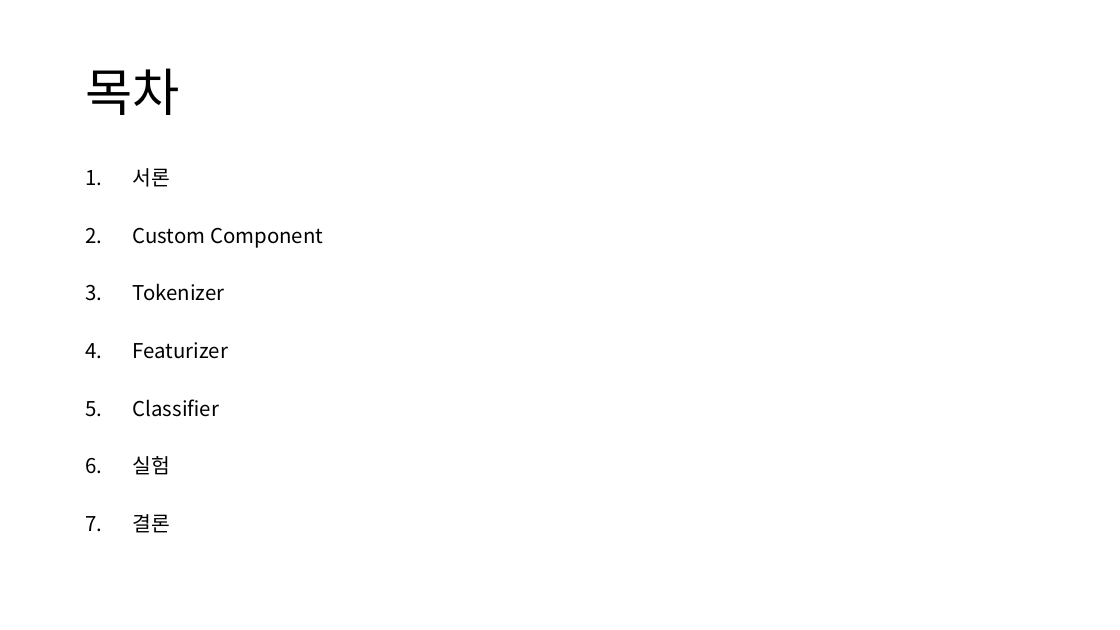
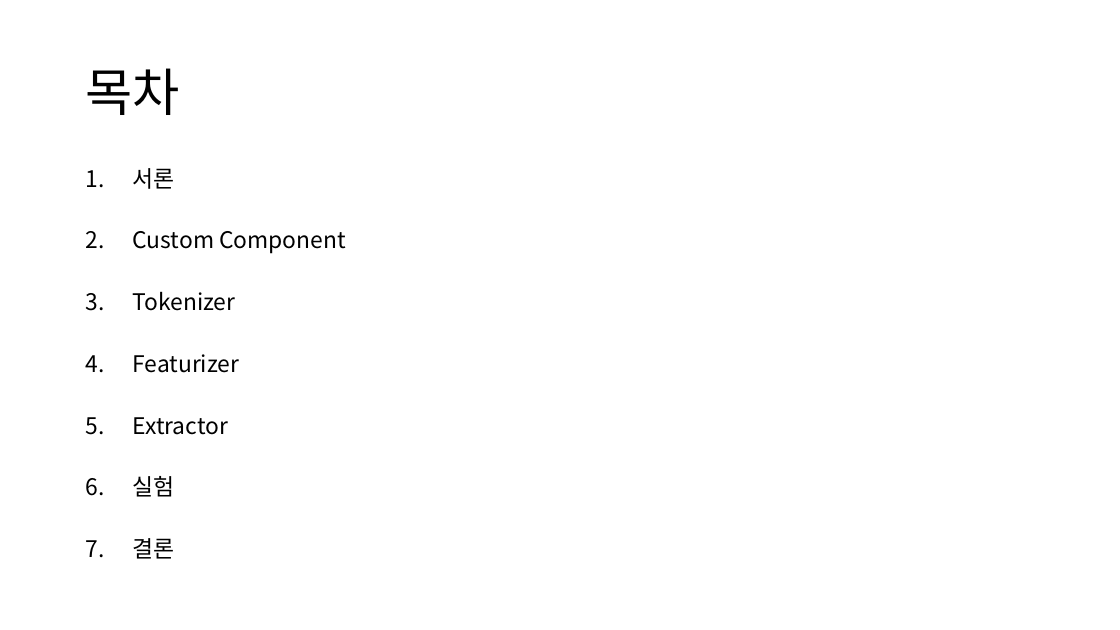
Before and after one commit to yongsun-yoon/chatbot, a slide deck: slide 2 of Rasa custom NLU 모델 개발.pptx. Drawn at 1120x630 pixels with LibreOffice and Linux fonts; fonts in the diff are those of the drawing. Boxes give left, top, right and bottom in pixels: in the first picture for what was removed or moved away, otherwise in the second. Text is boxed around its words. In the diff, an @@ line names an element or a change of style, - is before the commit and + after.

```diff
--- a/Rasa custom NLU 모델 개발.pptx
+++ b/Rasa custom NLU 모델 개발.pptx
@@ text at <box>133,168,346,559</box>: size 17.5 to 19.6 pt in "서론", "Custom Component", "Tokenizer", "Featurizer" and 2 more places @@
@@ text at <box>133,417,228,435</box>: text changed; size 17.5 to 19.6 pt @@
-5. Classifier
+5. Extractor
```
Also in this commit, not shown: 8 other slides changed, 9 slides added, 3 slides removed, 26 other files.
